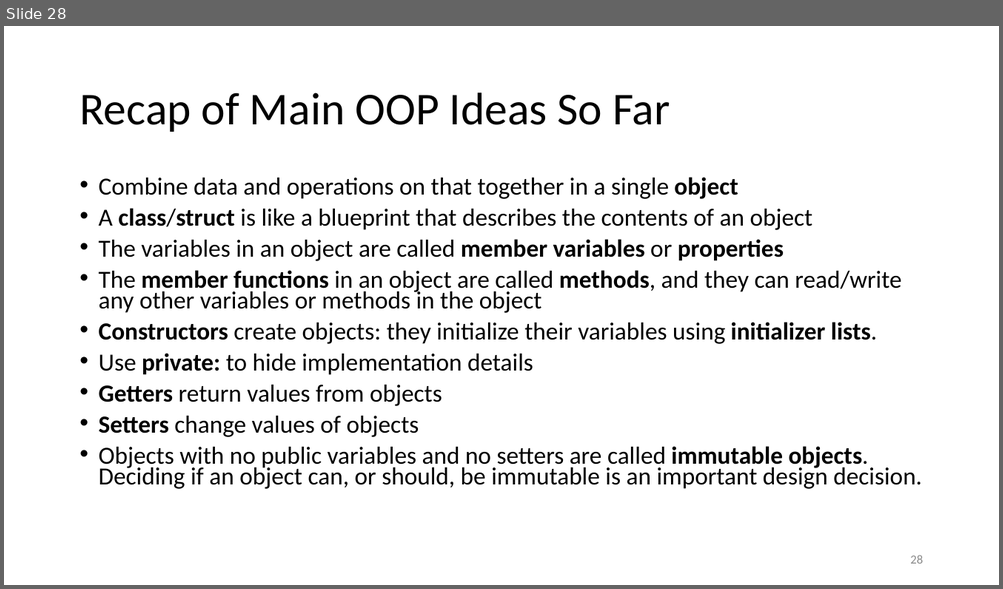
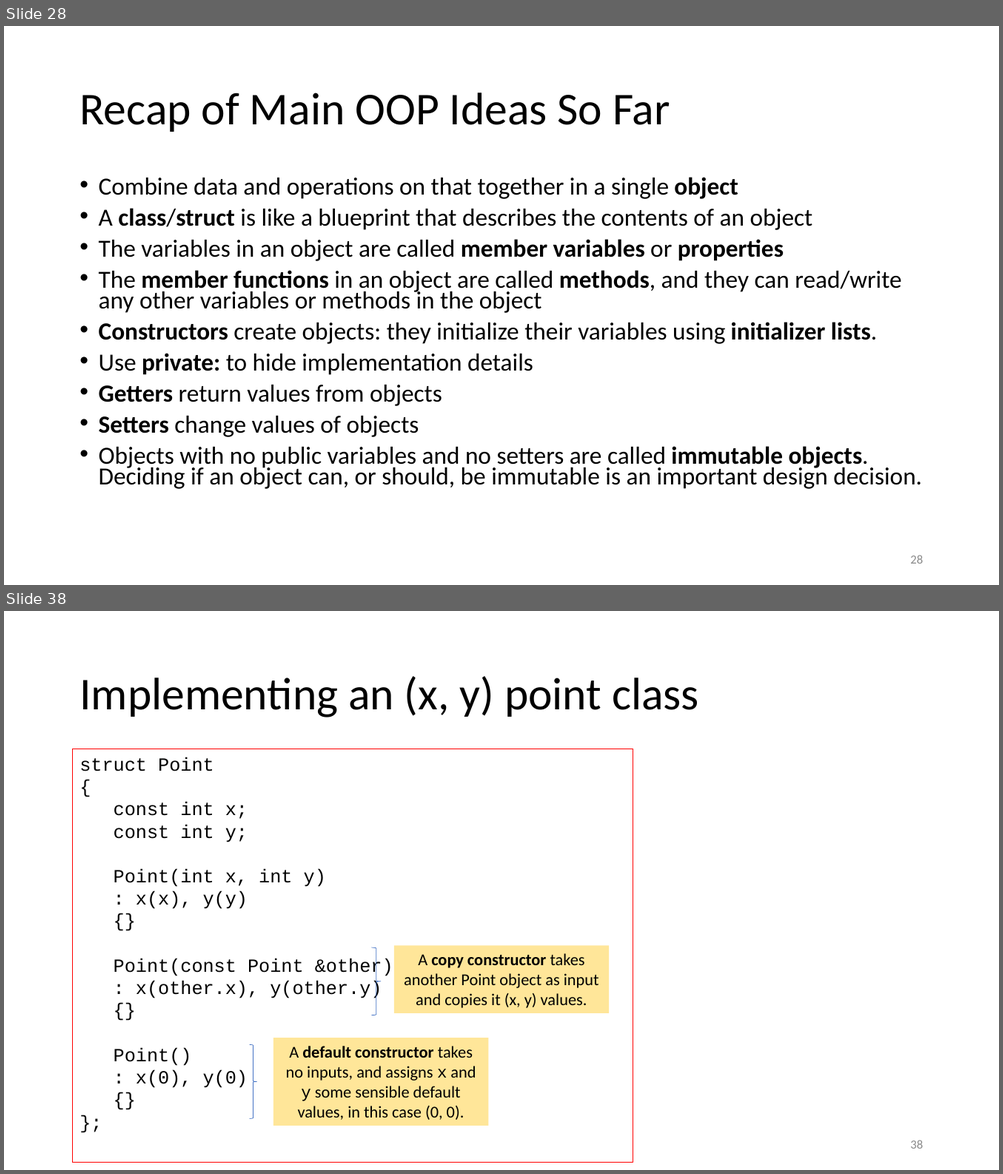
Before and after one commit to tjd1234/cmpt135spring2024, a slide deck: sample_code/week5/week5_cmpt135.pptx. Shown one above the other, each under a label of ours: slide 28 before the commit, slides 28 and 38 after it; the slides between them are not shown. The pictures are 1003x589 and 1003x1174 pixels, drawn with LibreOffice and Linux fonts; fonts in the diff are those of the drawing. Boxes give left, top, right and bottom in pixels: in the first picture for what was removed or moved away, otherwise in the second. Text is boxed around its words. In the diff, an @@ line names an element or a change of style, - is before the commit and + after.

```diff
--- a/sample_code/week5/week5_cmpt135.pptx
+++ b/sample_code/week5/week5_cmpt135.pptx
@@ slide 38 added at (4,611,999,1170), background #FFFFFF @@
@@ title added at (79,676,699,718), 44 pt, text #000000 @@
+Implementing an (x, y) point class
@@ rectangle added at (73,749,633,1163), outline #FF0000 0.75 pt, 18 pt, text #000000 @@
+struct Point
+{
+const int x;
+const int y;
+Point(int x, int y)
+: x(x), y(y)
+{}
+Point(const Point &other)
+: x(other.x), y(other.y)
+{}
+Point()
+: x(0), y(0)
+{}
+};
@@ right brace added at (372,948,381,1016), outline #4472C4 0.5 pt @@
@@ rectangle added at (394,946,609,1014), fill #FFE699, 16 pt, text #000000 @@
+A copy constructor takes another Point object as input and copies it (x, y) values.
@@ right brace added at (250,1045,257,1119), outline #4472C4 0.5 pt @@
@@ rectangle added at (273,1039,488,1127), fill #FFE699, 16 pt, text #000000 @@
+A default constructor takes no inputs, and assigns x and y some sensible default values, in this case (0, 0).
@@ page number added at (910,1140,922,1149), 12 pt, text #8C8C8C @@
+38
```
Also in this commit, not shown: 29 other slides added.
